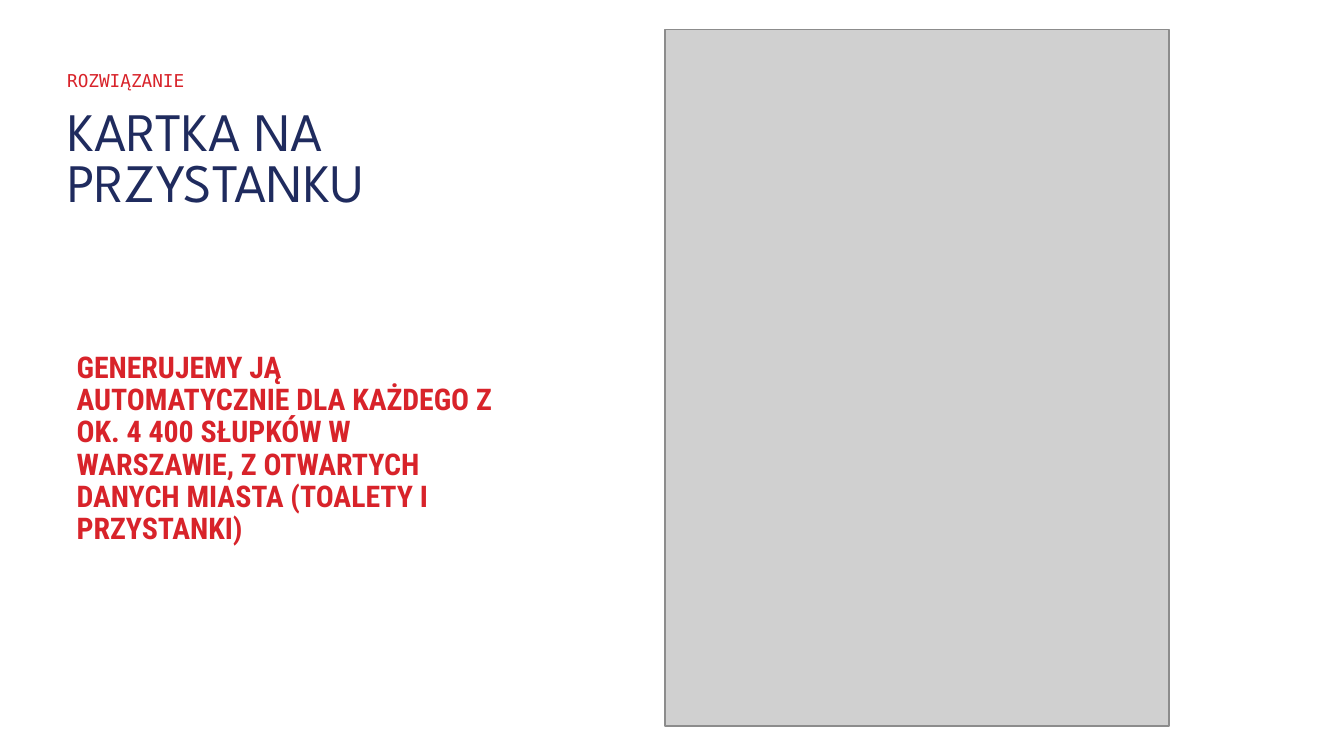
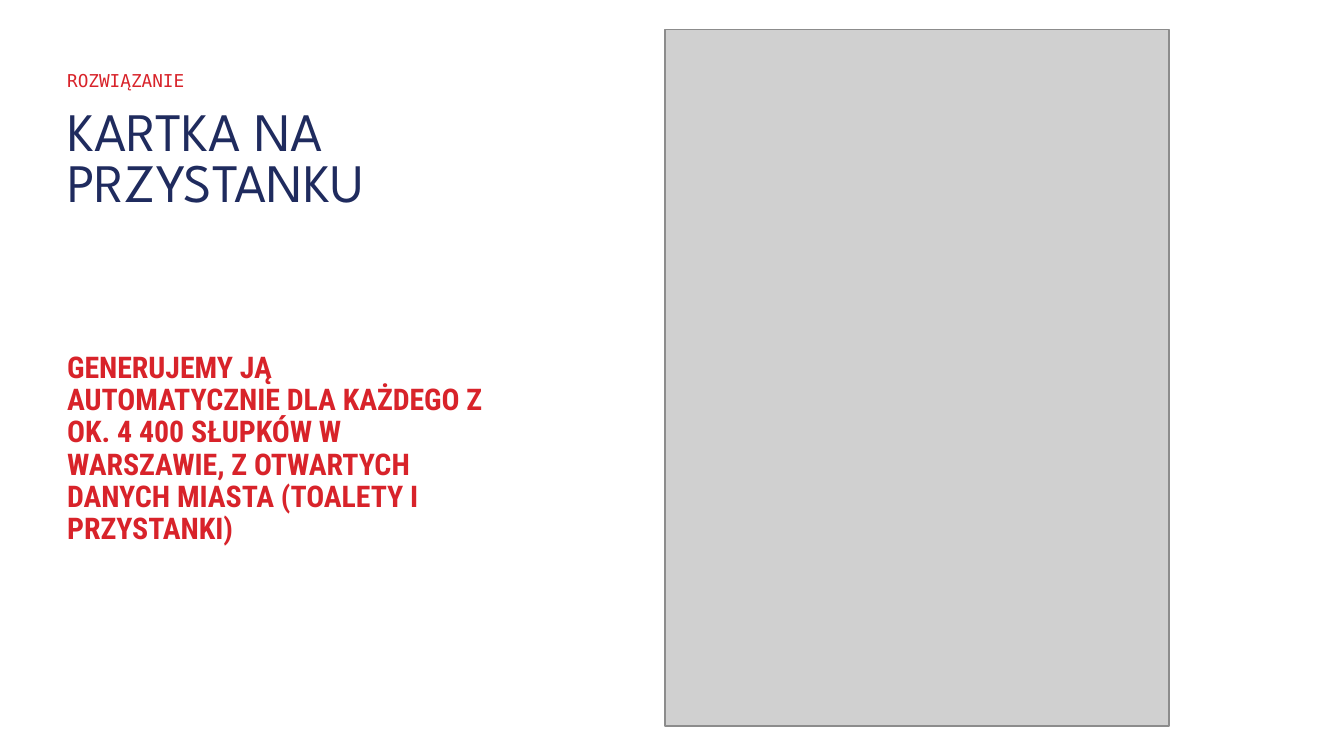
Before and after one commit to filosow98/3_WeAreHereForPizza_Nastepny_przystanek_toaleta, a slide deck: slide 4 of 3_WeAreHereForPizza_Następny_przystanek_toaleta.pptx. Drawn at 1344x756 pixels with LibreOffice and Linux fonts; fonts in the diff are those of the drawing; grey boxes stand for pictures; background and template pictures are left out. Boxes give left, top, right and bottom in pixels: in the first picture for what was removed or moved away, otherwise in the second. Text is boxed around its words. In the diff, an @@ line names an element or a change of style, - is before the commit and + after.

```diff
--- a/3_WeAreHereForPizza_Następny_przystanek_toaleta.pptx
+++ b/3_WeAreHereForPizza_Następny_przystanek_toaleta.pptx
@@ text "GENERUJEMY JĄ AUTOMATYCZNIE DLA KAŻDEGO ...": place and size @@
-text "GENERUJEMY JĄ AUTOMATYCZNIE DLA KAŻDEGO ..." at [77, 356, 492, 546]
+text "GENERUJEMY JĄ AUTOMATYCZNIE DLA KAŻDEGO ..." at [67, 356, 482, 546]
```
Also in this commit, not shown: 2 other slides changed.
